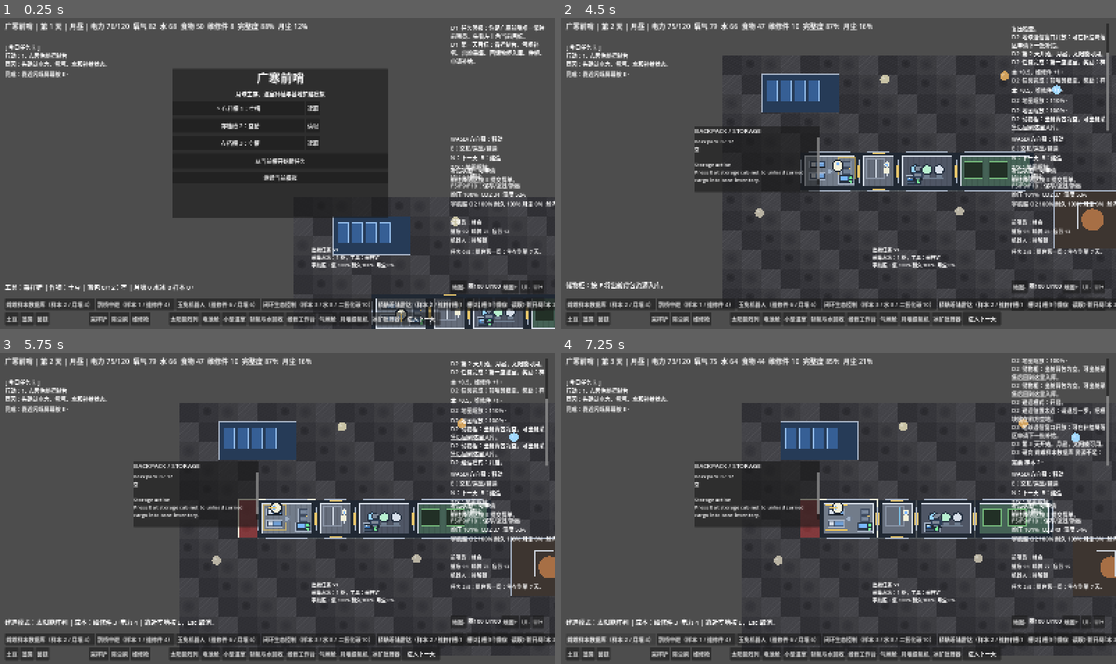
Above: before the commit, frames 1-4 (two rows, left to right).
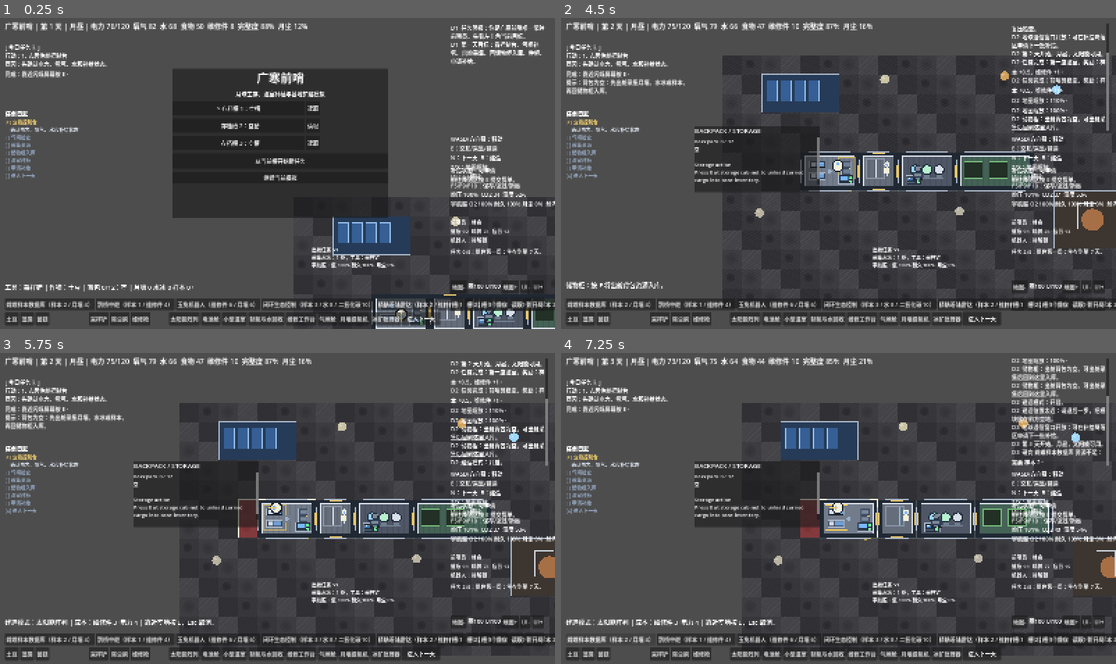
Above: after the commit, the same moments.

Repository: chinnseii/guanghan-outpost
Game: Godot game, scene res://scenes/main.tscn
Two runs of this game, one before a commit and one after it. Both use one fixed random seed, a clock stepped at 60 frames per second and the inputs below.
Inputs:
- Up to frame 1 (0.25 s): no input
- Up to frame 2 (4.5 s): click "进入下一天" at 0.5 s; click "从当前槽开始新任务" at 1.25 s; hold D (move_right) 2.03-2.78 s; hold N (advance_day) 2.03-2.78 s; hold S (move_down) 2.78-3.53 s; tap Z (camera_zoom_in) at 2.85 s; hold D (move_right) 3.53-4.28 s; hold X (camera_zoom_out) 3.53-4.28 s; hold W (move_up) from 4.28 s (still down); tap E (interact) at 4.35 s
- Up to frame 3 (5.75 s): tap E (interact) at 5 s; release W (move_up) at 5.03 s; hold A (move_left) from 5.03 s (still down); hold B (toggle_build) from 5.03 s (still down)
- Up to frame 4 (7.25 s): tap E (interact) at 5.75 s; release B (toggle_build) at 5.78 s; tap N (advance_day) at 5.85 s; release A (move_left) at 6.5 s; click "嫦娥样本数据库（样本 2 / 月壤 4）" at 6.5 s

The runs differ from the first frame. In frame 1, 0.5% of the frame differs, in the area x 1-15%, y 29-52%; in frame 2, 1.0%, in the area x 1-53%, y 19-56%; in frame 3, 1.0%; in frame 4, 0.6%.

Commit message:
Add onboarding task log

Diff:
--- a/scripts/main.gd
+++ b/scripts/main.gd
@@ -42,6 +42,7 @@
 var completed_missions: Array[String] = []
 var log_lines: Array[String] = []
 var tutorial_flags := {}
+var last_guidance_tip := ""
 var robot_task := "idle"
 var robot_queue: Array[String] = []
 var robot_pos := Vector2.ZERO
@@ -331,6 +332,7 @@
 	unlocked_techs.clear()
 	completed_missions.clear()
 	tutorial_flags = _default_tutorial_flags()
+	last_guidance_tip = ""
 	robot_task = "idle"
 	robot_queue.clear()
 	robot_pos = _cell_to_world(Vector2i(10, 6))
@@ -626,6 +628,13 @@
 		audio_feedback.call("play_event", event_name)
 	else:
 		_play_ui_tone()
+
+func _set_guidance_tip(text: String) -> void:
+	last_guidance_tip = text
+	_update_ui()
+
+func _clear_guidance_tip() -> void:
+	last_guidance_tip = ""
 
 func _sync_scene_instances() -> void:
 	if not is_instance_valid(entity_root):
@@ -901,10 +910,13 @@
 	var arrow_tip: Vector2 = target + Vector2(0, -34 - pulse * 8.0)
 	var arrow_tail: Vector2 = arrow_tip + Vector2(0, -38)
 	var color := Color(1.0, 0.82, 0.25, 0.75)
+	if player_pos.distance_to(target) > 180.0:
+		draw_line(player_pos, target, Color(1.0, 0.82, 0.25, 0.18), 4)
 	draw_line(arrow_tail, arrow_tip, color, 5)
 	draw_line(arrow_tip, arrow_tip + Vector2(-10, -12), color, 5)
 	draw_line(arrow_tip, arrow_tip + Vector2(10, -12), color, 5)
-	draw_circle(target, 20.0 + 4.0 * pulse, Color(1.0, 0.82, 0.25, 0.18))
+	draw_circle(target, 24.0 + 5.0 * pulse, Color(1.0, 0.82, 0.25, 0.2))
+	draw_arc(target, 32.0 + 4.0 * pulse, 0.0, TAU, 32, Color(1.0, 0.82, 0.25, 0.7), 3)
 
 func _draw_player() -> void:
 	var foot_offset := sin(walk_phase) * 3.0
@@ -1081,6 +1093,7 @@
 	var pod_count := _active_collectable_count("supply_pod")
 	var leak_count := _leaking_module_count()
 	tutorial_flags["console"] = true
+	_clear_guidance_tip()
 	_play_ui_tone(840.0, 0.08, 0.07)
 	add_log("控制台：电力 %.0f，氧 %.0f，水 %.0f，舱压 %.0f%%，模块 %d，漏气 %d，补给信标 %d。" % [
 		resources["power"], resources["oxygen"], resources["water"], resources["pressure"], modules.size(), leak_count, pod_count
@@ -1091,6 +1104,7 @@
 func _use_storage() -> void:
 	if _backpack_load() <= 0.0:
 		add_log("储物柜：出舱背包为空。可出舱采集后回到这里入库。")
+		_set_guidance_tip("背包为空：先出舱采集月壤、水冰或样本，再回储物柜入库。")
 		_play_ui_tone(420.0, 0.06, 0.05)
 		_show_info_panel("BackpackPanel", _backpack_panel_text())
 		return
@@ -1098,6 +1112,7 @@
 		resources[key] += float(backpack[key])
 		backpack[key] = 0.0
 	tutorial_flags["stored"] = true
+	_clear_guidance_tip()
 	_play_ui_tone(680.0, 0.1, 0.07)
 	add_log("储物柜：出舱背包已入库。基地库存已更新。")
 	_show_info_panel("BackpackPanel", _backpack_panel_text())
@@ -1129,6 +1144,7 @@
 		module["crop"] = selected_crop
 		module["age"] = 0
 		tutorial_flags["planted"] = true
+		_clear_guidance_tip()
 		add_log("在温室种下 %s。%s。" % [crop_def["name"], crop_def["note"]])
 	else:
 		var crop_def: Dictionary = crop_defs[module["crop"]]
@@ -1210,6 +1226,7 @@
 	resources["suit_integrity"] = min(100.0, resources["suit_integrity"] + 8.0)
 	resources["pressure"] = min(100.0, resources["pressure"] + 3.0)
 	tutorial_flags["airlock"] = true
+	_clear_guidance_tip()
 	_play_audio_event("airlock")
 	add_log("气闸循环完成：消耗电力 %.0f、氧气 %.0f，宇航服补氧、复压、除尘。" % [power_cost, oxygen_cost])
 
@@ -1393,21 +1410,26 @@
 	var cell: Vector2i = _player_build_cell()
 	if _candidate_overlaps_player(selected_build, cell):
 		add_log("建造位置太近：请退后一步，把模块放在前方空地。")
+		_set_guidance_tip("建造失败：你站得太近。退后一步，让预览格不要压住角色。")
 		return
 	if not _can_place(selected_build, cell):
 		add_log("这里空间不足或超出基地网格，无法建造。")
+		_set_guidance_tip("建造失败：预览区域需要完全空出来，不能压住已有模块或地图边界。")
 		return
 	if not _is_connected_placement(selected_build, cell):
 		add_log("新模块必须贴近已有基地舱段或能源节点。")
+		_set_guidance_tip("建造失败：新模块必须贴着已有基地模块放置。")
 		return
 	var def: Dictionary = module_defs[selected_build]
 	var cost: Dictionary = def["cost"]
 	if resources["parts"] < cost["parts"] or resources["power"] < cost["power"]:
 		add_log("资源不足：需要维修件 %.0f、电力 %.0f。" % [cost["parts"], cost["power"]])
+		_set_guidance_tip("建造失败：资源不足。先采集、搬运补给，或等待维修工作台产出维修件。")
 		return
 	resources["parts"] -= cost["parts"]
 	resources["power"] -= cost["power"]
 	_add_module(selected_build, cell, false)
+	_clear_guidance_tip()
 	add_log("建成 %s。基地自给能力提升。" % def["name"])
 	_update_ui()
 
@@ -1456,6 +1478,7 @@
 		return
 	if selected_tool != "sampler":
 		add_log("需要先选择采样铲。")
+		_set_guidance_tip("采集失败：先点击底部工具栏的采样铲，再靠近资源点按 E。")
 		return
 	var amount: float = item["amount"]
 	if _has_tech("change_samples"):
@@ -1500,6 +1523,7 @@
 	var free_space := backpack_capacity - _backpack_load()
 	if free_space <= 0.0:
 		add_log("背包已满，无法继续搬运补给。先回储物柜入库。")
+		_set_guidance_tip("背包已满：跟随箭头回舱内储物柜，按 E 入库后再搬。")
 		_play_ui_tone(220.0, 0.08, 0.06)
 		_show_info_panel("SupplyCargoPanel", _supply_panel_text())
 		return
@@ -1555,10 +1579,12 @@
 func _add_to_backpack(key: String, amount: float) -> bool:
 	if _backpack_load() + amount > backpack_capacity:
 		add_log("出舱背包容量不足：%.0f/%.0f。请回储物柜入库。" % [_backpack_load(), backpack_capacity])
+		_set_guidance_tip("背包容量不足：先回储物柜入库，再继续采集或搬运。")
 		_play_ui_tone(220.0, 0.08, 0.06)
 		return false
 	backpack[key] = float(backpack.get(key, 0.0)) + amount
 	tutorial_flags["collected"] = true
+	_clear_guidance_tip()
 	return true
 
 func _backpack_load() -> float:
@@ -1579,6 +1605,7 @@
 func _advance_day() -> void:
 	day += 1
 	tutorial_flags["advanced_day"] = true
+	_clear_guidance_tip()
 	if solar_storm_days > 0:
 		solar_storm_days -= 1
 		solar_dust = min(0.8, solar_dust + 0.08)
@@ -1770,6 +1797,7 @@
 	}
 	next_supply_request_day = day + 7
 	tutorial_flags["supply"] = true
+	_clear_guidance_tip()
 	add_log("已申请 %s（%s），预计第 %d 天抵达。" % [def["name"], def["desc"], supply_order["arrival_day"]])
 	$UI/Root/SupplyPanel.visible = false
 	_update_ui()
@@ -2213,6 +2241,7 @@
 		return true
 	if eva_warning_cooldown <= 0.0:
 		add_log("出舱检查未通过：宇航服氧气至少 35%，耐久至少 25%。请先到气闸复压、补氧、除尘。")
+		_set_guidance_tip("不能出舱：先跟随箭头去气闸，按 E 补氧、复压、除尘。")
 		eva_warning_cooldown = 3.0
 	return false
 
@@ -2418,6 +2447,16 @@
 	guide.scroll_active = false
 	guide.add_theme_font_size_override("normal_font_size", 16)
 	root.add_child(guide)
+
+	var task_log := RichTextLabel.new()
+	task_log.name = "TaskLog"
+	task_log.position = Vector2(18, 268)
+	task_log.size = Vector2(360, 250)
+	task_log.fit_content = false
+	task_log.scroll_active = false
+	task_log.bbcode_enabled = true
+	task_log.add_theme_font_size_override("normal_font_size", 14)
+	root.add_child(task_log)
 
 	var supply_status := Label.new()
 	supply_status.name = "SupplyStatus"
@@ -2752,6 +2791,7 @@
 	$UI/Root/MissionStatus.text = _mission_status_text()
 	$UI/Root/EvaTasks.text = _eva_tasks_text()
 	$UI/Root/Guide.text = _guide_text()
+	$UI/Root/TaskLog.text = _task_log_text()
 	if has_node("UI/Root/ZoomPanel/ZoomLabel"):
 		$UI/Root/ZoomPanel/ZoomLabel.text = "图%d UI%d" % [int(camera_zoom * 100), int(ui_scale * 100)]
 	_update_tech_buttons()
@@ -2849,7 +2889,42 @@
 		action = _strategic_next_goal()
 		reason = "长期目标：撑过 30 天，扩建能源、温室、生命维持和机器人能力。"
 		done = "完成当前最紧急的一项基地运营动作。"
-	return "%s\n行动：%s\n原因：%s\n完成：%s" % [title, action, reason, done]
+	var warning := ""
+	if last_guidance_tip != "":
+		warning = "\n提示：%s" % last_guidance_tip
+	return "%s\n行动：%s\n原因：%s\n完成：%s%s" % [title, action, reason, done, warning]
+
+func _tutorial_steps() -> Array[Dictionary]:
+	return [
+		{"flag": "console", "name": "查看控制台", "detail": "确认电力、氧气、水和补给状态"},
+		{"flag": "airlock", "name": "气闸检查", "detail": "补氧、复压、除尘后再出舱"},
+		{"flag": "collected", "name": "采集资源", "detail": "用采样铲采集月壤/水冰/样本"},
+		{"flag": "stored", "name": "储物柜入库", "detail": "把背包物资转成基地库存"},
+		{"flag": "planted", "name": "温室种植", "detail": "启动第一批食物生产"},
+		{"flag": "supply", "name": "申请补给", "detail": "提前向地球申请物资"},
+		{"flag": "advanced_day", "name": "进入下一天", "detail": "观察每日结算并继续运营"},
+	]
+
+func _task_log_text() -> String:
+	var lines: Array[String] = ["[b]任务日志[/b]"]
+	var current_found := false
+	for step: Dictionary in _tutorial_steps():
+		var done := bool(tutorial_flags.get(String(step["flag"]), false))
+		var prefix := "[x]"
+		var color := "8fa0b8"
+		if not done and not current_found:
+			prefix = "[>]"
+			color = "e7c66b"
+			current_found = true
+		elif not done:
+			prefix = "[ ]"
+		lines.append("[color=#%s]%s %s[/color]" % [color, prefix, String(step["name"])])
+		if not done and current_found and prefix == "[>]":
+			lines.append("[color=#d8e0eb]    %s[/color]" % String(step["detail"]))
+	if not current_found:
+		lines.append("[color=#7dff9d][x] 新手流程完成[/color]")
+		lines.append("[color=#d8e0eb]下一步：%s[/color]" % _strategic_next_goal())
+	return _join_strings(lines, "\n")
 
 func _tutorial_target_pos() -> Vector2:
 	if not bool(tutorial_flags.get("console", false)):
--- a/scripts/module_visual.gd
+++ b/scripts/module_visual.gd
@@ -26,6 +26,9 @@
 	robot_charger_texture = _load_png_texture(ROBOT_CHARGER_TEXTURE_PATH)
 
 func _load_png_texture(path: String) -> Texture2D:
+	var imported: Resource = ResourceLoader.load(path)
+	if imported is Texture2D:
+		return imported as Texture2D
 	var image: Image = Image.load_from_file(path)
 	if image == null or image.is_empty():
 		return null
Not shown, added: assets/sprites/facilities/bed.png.import
Not shown, added: assets/sprites/facilities/console.png.import
Not shown, added: assets/sprites/facilities/robot_charger.png.import
Not shown, added: assets/sprites/facilities/storage.png.import
Not shown, changed: ITERATION_PLAN.md
Not shown, changed: README.md
